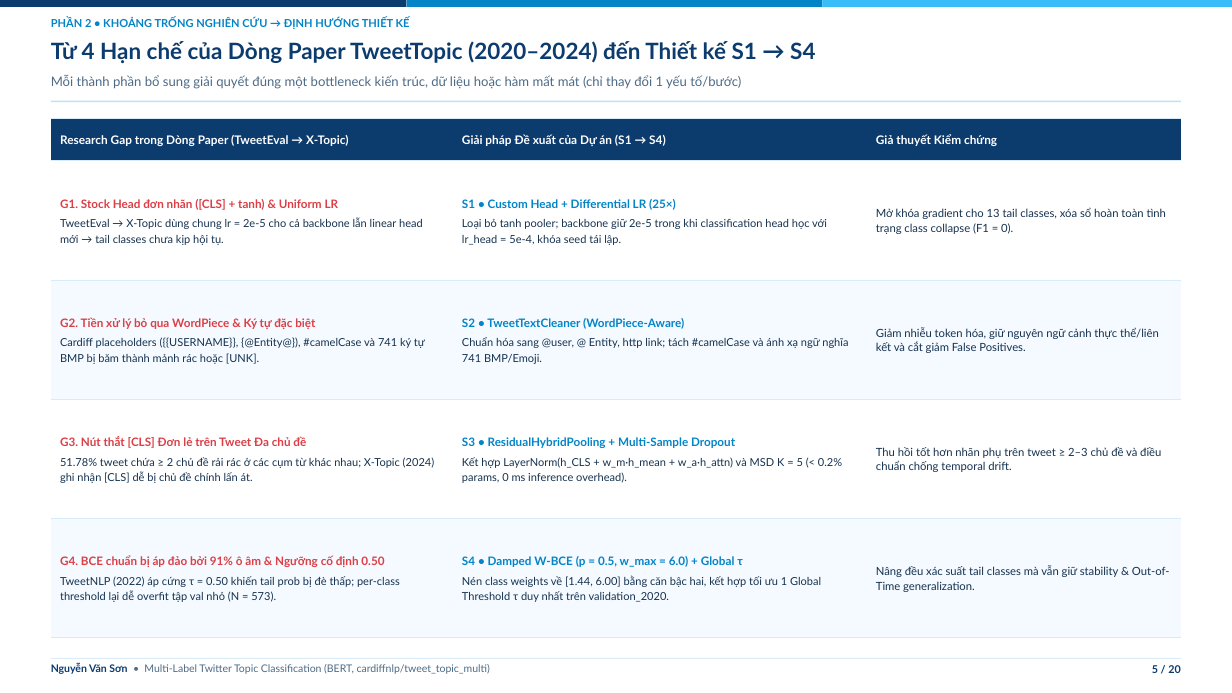
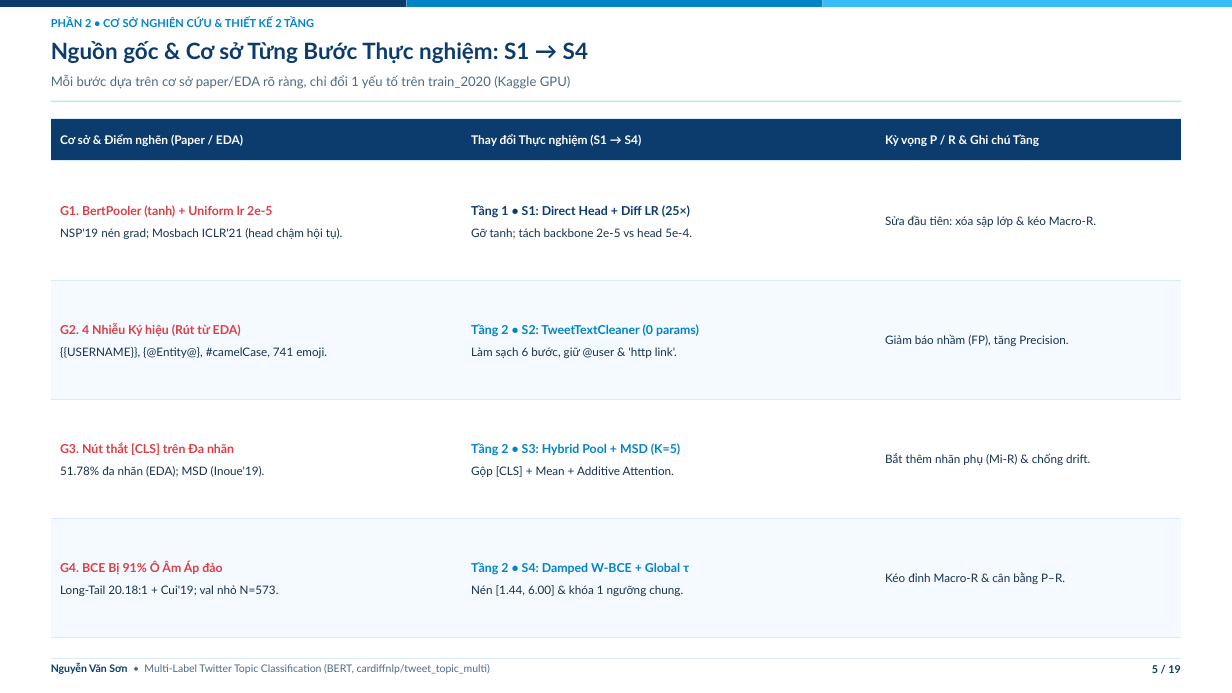
Before and after one commit to cakho6179/tweet_topic_benchmark, a slide deck: slide 5 of presentation/tweet_topic_bert_evaluation.pptx. Drawn at 1232x693 pixels with LibreOffice and Linux fonts; fonts in the diff are those of the drawing; background and template pictures are left out. Boxes give left, top, right and bottom in pixels: in the first picture for what was removed or moved away, otherwise in the second. Text is boxed around its words. In the diff, an @@ line names an element or a change of style, - is before the commit and + after.

```diff
--- a/presentation/tweet_topic_bert_evaluation.pptx
+++ b/presentation/tweet_topic_bert_evaluation.pptx
@@ text at [51,18,314,27]: text changed @@
-PHẦN 2 • KHOẢNG TRỐNG NGHIÊN CỨU → ĐỊNH HƯỚNG THIẾT KẾ
+PHẦN 2 • CƠ SỞ NGHIÊN CỨU & THIẾT KẾ 2 TẦNG
@@ text at [51,41,588,63]: text changed @@
-Từ 4 Hạn chế của Dòng Paper TweetTopic (2020–2024) đến Thiết kế S1 → S4
+Nguồn gốc & Cơ sở Từng Bước Thực nghiệm: S1 → S4
@@ text at [51,74,571,89]: text changed @@
-Mỗi thành phần bổ sung giải quyết đúng một bottleneck kiến trúc, dữ liệu hoặc hàm mất mát (chỉ thay đổi 1 yếu tố/bước)
+Mỗi bước dựa trên cơ sở paper/EDA rõ ràng, chỉ đổi 1 yếu tố trên train_2020 (Kaggle GPU)
@@ table at [51,118,1181,638] @@
-row 1: Research Gap trong Dòng Paper (TweetEval → X-Topic) | Giải pháp Đề xuất của Dự án (S1 → S4) | Giả thuyết Kiểm chứng
+row 1: Cơ sở & Điểm nghẽn (Paper / EDA) | Thay đổi Thực nghiệm (S1 → S4) | Kỳ vọng P / R & Ghi chú Tầng
-row 2: G1. Stock Head đơn nhãn ([CLS] + tanh) & Uniform LR / TweetEval → X-Topic dùng chung lr = 2e-5 cho cả backbone lẫn linear head mới → tail classes chưa kịp hội tụ. | S1 • Custom Head + Differential LR (25×) / Loại bỏ tanh pooler; backbone giữ 2e-5 trong khi classification head học với lr_head = 5e-4, khóa seed tái lập. | Mở khóa gradient cho 13 tail classes, xóa sổ hoàn toàn tình trạng class collapse (F1 = 0).
+row 2: G1. BertPooler (tanh) + Uniform lr 2e-5 / NSP'19 nén grad; Mosbach ICLR'21 (head chậm hội tụ). | Tầng 1 • S1: Direct Head + Diff LR (25×) / Gỡ tanh; tách backbone 2e-5 vs head 5e-4. | Sửa đầu tiên: xóa sập lớp & kéo Macro-R.
-row 3: G2. Tiền xử lý bỏ qua WordPiece & Ký tự đặc biệt / Cardiff placeholders ({{USERNAME}}, {@Entity@}), #camelCase và 741 ký tự BMP bị băm thành mảnh rác hoặc [UNK]. | S2 • TweetTextCleaner (WordPiece-Aware) / Chuẩn hóa sang @user, @ Entity, http link; tách #camelCase và ánh xạ ngữ nghĩa 741 BMP/Emoji. | Giảm nhiễu token hóa, giữ nguyên ngữ cảnh thực thể/liên kết và cắt giảm False Positives.
+row 3: G2. 4 Nhiễu Ký hiệu (Rút từ EDA) / {{USERNAME}}, {@Entity@}, #camelCase, 741 emoji. | Tầng 2 • S2: TweetTextCleaner (0 params) / Làm sạch 6 bước, giữ @user & 'http link'. | Giảm báo nhầm (FP), tăng Precision.
-row 4: G3. Nút thắt [CLS] Đơn lẻ trên Tweet Đa chủ đề / 51.78% tweet chứa ≥ 2 chủ đề rải rác ở các cụm từ khác nhau; X-Topic (2024) ghi nhận [CLS] dễ bị chủ đề chính lấn át. | S3 • ResidualHybridPooling + Multi-Sample Dropout / Kết hợp LayerNorm(h_CLS + w_m·h_mean + w_a·h_attn) và MSD K = 5 (< 0.2% params, 0 ms inference overhead). | Thu hồi tốt hơn nhãn phụ trên tweet ≥ 2–3 chủ đề và điều chuẩn chống temporal drift.
+row 4: G3. Nút thắt [CLS] trên Đa nhãn / 51.78% đa nhãn (EDA); MSD (Inoue'19). | Tầng 2 • S3: Hybrid Pool + MSD (K=5) / Gộp [CLS] + Mean + Additive Attention. | Bắt thêm nhãn phụ (Mi-R) & chống drift.
-row 5: G4. BCE chuẩn bị áp đảo bởi 91% ô âm & Ngưỡng cố định 0.50 / TweetNLP (2022) áp cứng τ = 0.50 khiến tail prob bị đè thấp; per-class threshold lại dễ overfit tập val nhỏ (N = 573). | S4 • Damped W-BCE (p = 0.5, w_max = 6.0) + Global τ / Nén class weights về [1.44, 6.00] bằng căn bậc hai, kết hợp tối ưu 1 Global Threshold τ duy nhất trên validation_2020. | Nâng đều xác suất tail classes mà vẫn giữ stability & Out-of-Time generalization.
+row 5: G4. BCE Bị 91% Ô Âm Áp đảo / Long-Tail 20.18:1 + Cui'19; val nhỏ N=573. | Tầng 2 • S4: Damped W-BCE + Global τ / Nén [1.44, 6.00] & khóa 1 ngưỡng chung. | Kéo đỉnh Macro-R & cân bằng P–R.
@@ text at [1152,665,1180,673]: text changed @@
-5 / 20
+5 / 19
```
Also in this commit, not shown: 11 other slides changed, 7 slides added, 8 slides removed, 16 other files.
